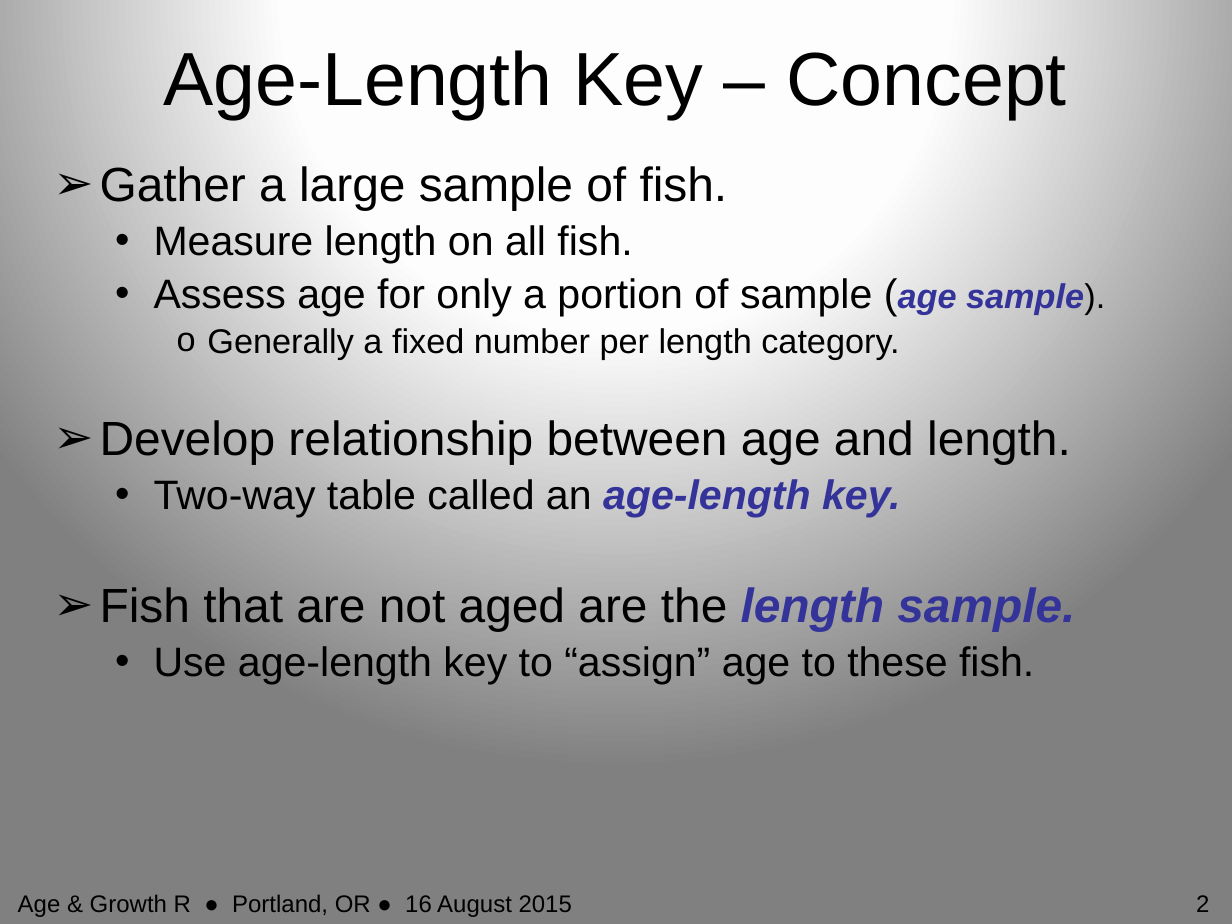
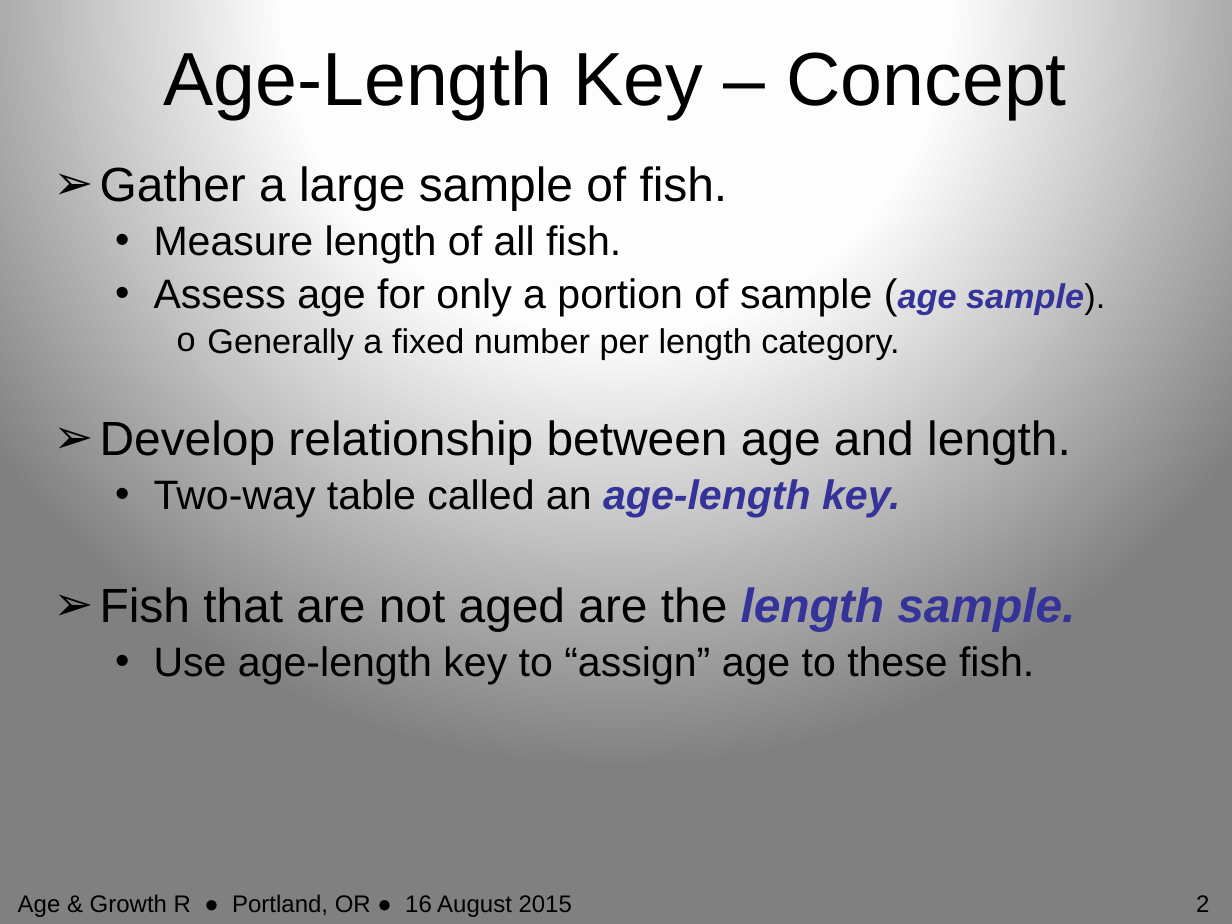
Before and after one commit to droglenc/AFSPortland2015, a slide deck: slide 2 of Slides/02_AgeLengthKey.pptx. Drawn at 1232x924 pixels with LibreOffice and Linux fonts; fonts in the diff are those of the drawing. Boxes give left, top, right and bottom in pixels: in the first picture for what was removed or moved away, otherwise in the second. Text is boxed around its words. In the diff, an @@ line names an element or a change of style, - is before the commit and + after.

```diff
--- a/Slides/02_AgeLengthKey.pptx
+++ b/Slides/02_AgeLengthKey.pptx
@@ text at (154,225,621,263): text changed @@
-  • Measure length on all fish.
+  • Measure length of all fish.
```
Also in this commit, not shown: 2 other files.
